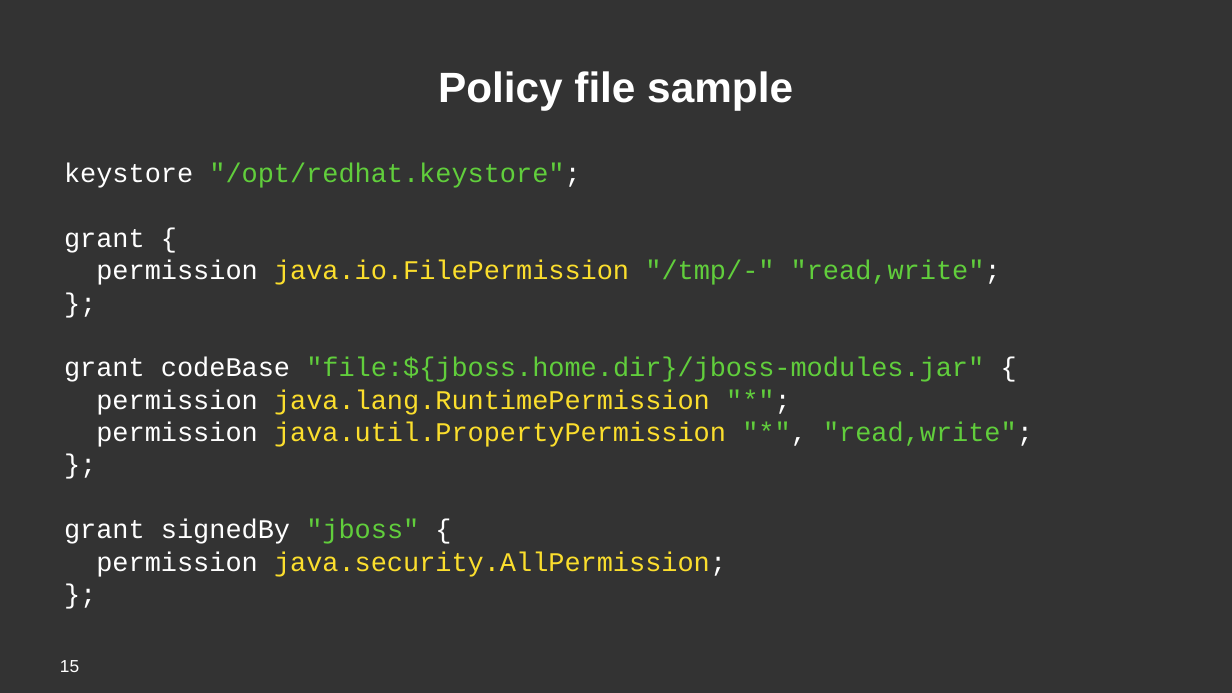
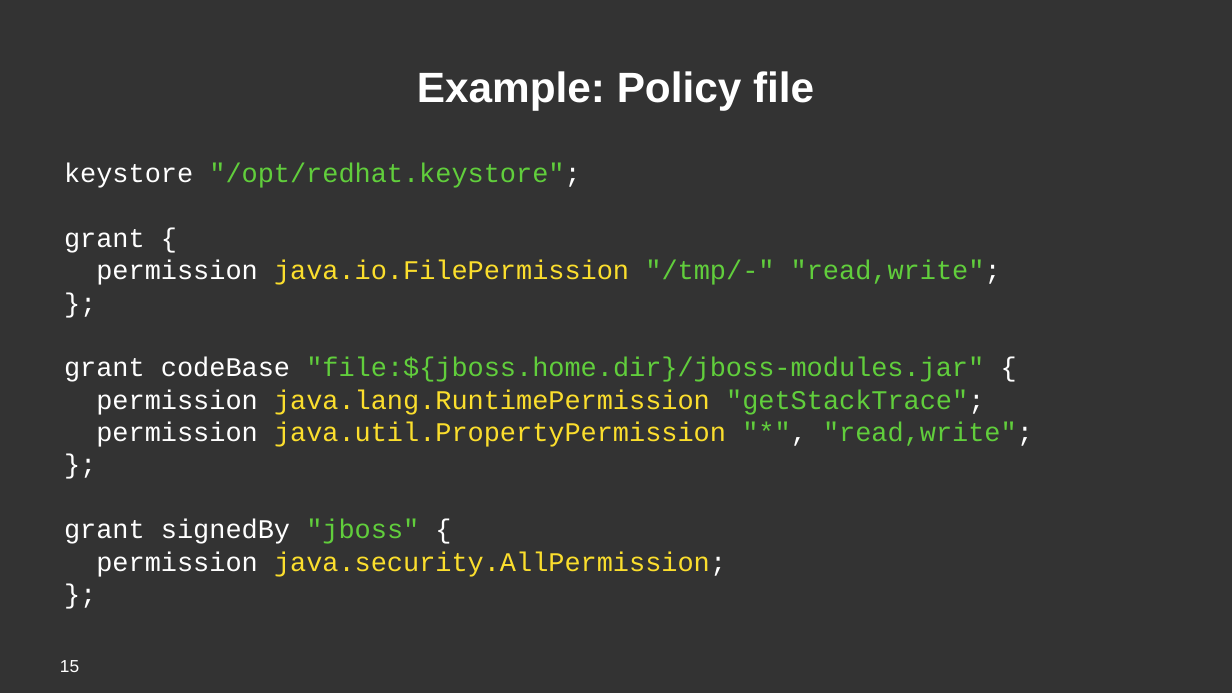
Before and after one commit to kwart/presentations, a slide deck: slide 15 of sec-man-reloaded.odp. Drawn at 1232x693 pixels with LibreOffice and Linux fonts; fonts in the diff are those of the drawing. Boxes give left, top, right and bottom in pixels: in the first picture for what was removed or moved away, otherwise in the second. Text is boxed around its words. In the diff, an @@ line names an element or a change of style, - is before the commit and + after.

```diff
--- a/sec-man-reloaded.odp
+++ b/sec-man-reloaded.odp
@@ title at (417, 71, 814, 110): text changed @@
-Policy file sample
+Example: Policy file
@@ text at (96, 390, 984, 415): text changed @@
-permission java.lang.RuntimePermission "*";
+permission java.lang.RuntimePermission "getStackTrace";
```
Also in this commit, not shown: 4 other slides changed, 2 slides added.
